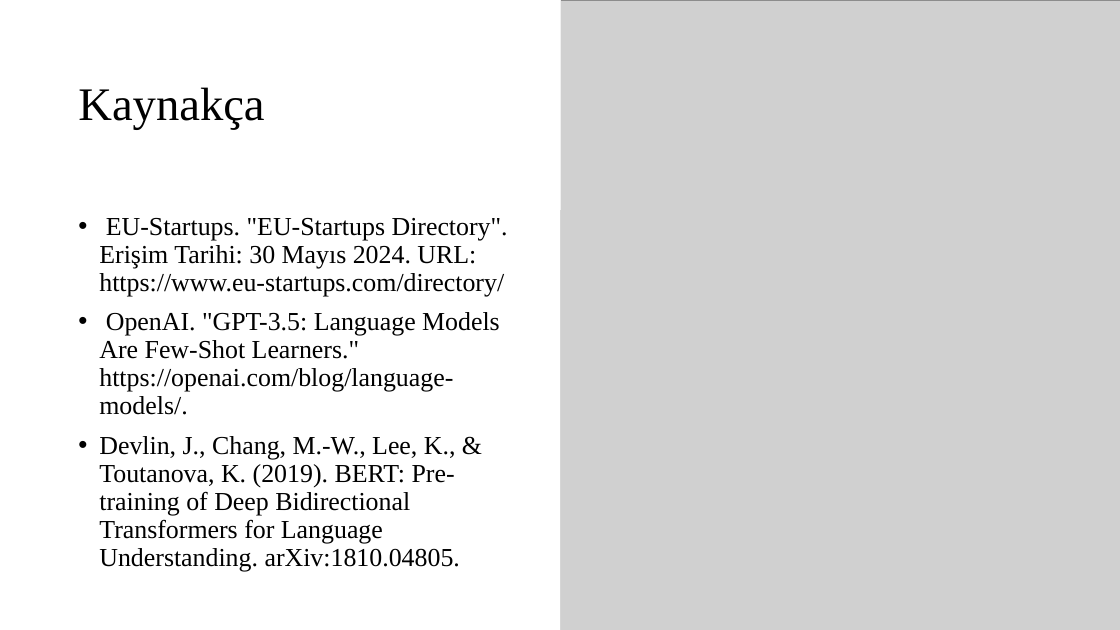
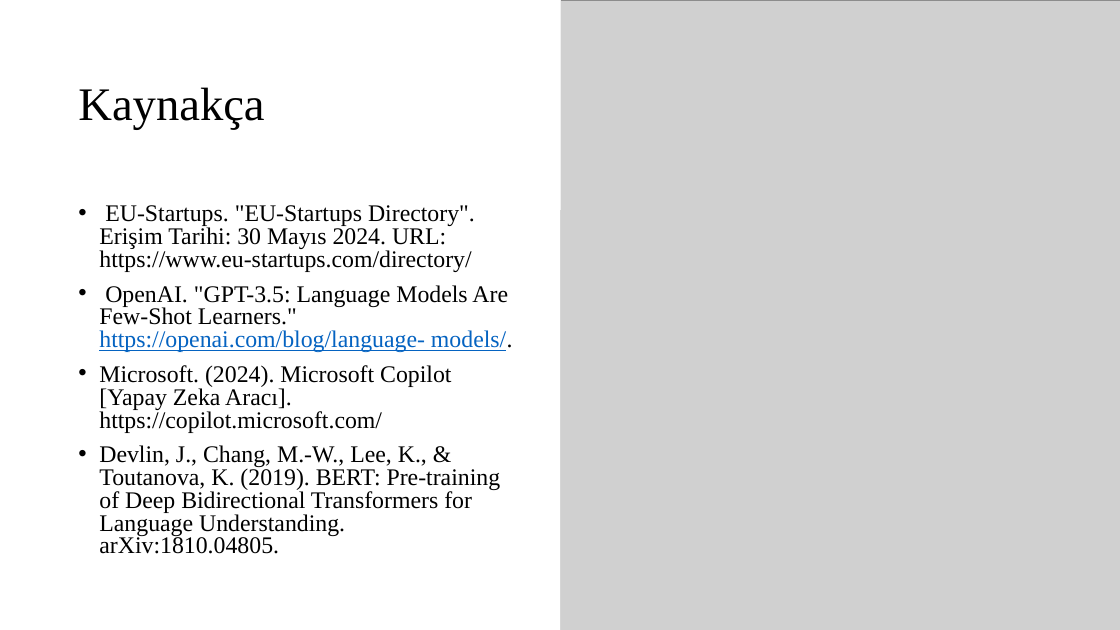
Before and after one commit to hmyrcmn/bitirme, a slide deck: slide 11 of 19360859053_HumeyraCimen_BitirmeCalismasi - Sunum.pptx. Drawn at 1120x630 pixels with LibreOffice and Linux fonts; fonts in the diff are those of the drawing; grey boxes stand for pictures; background and template pictures are left out. Boxes give left, top, right and bottom in pixels: in the first picture for what was removed or moved away, otherwise in the second. Text is boxed around its words. In the diff, an @@ line names an element or a change of style, - is before the commit and + after.

```diff
--- a/19360859053_HumeyraCimen_BitirmeCalismasi - Sunum.pptx
+++ b/19360859053_HumeyraCimen_BitirmeCalismasi - Sunum.pptx
@@ text at (99,205,513,554): size 22.2 to 20.4 pt in "EU-Startups. "EU-Startups Directory". Erişim Tarihi: 30 Mayı ...", "OpenAI. "GPT-3.5: Language Models Are Few-Shot Learners." ...", "Devlin, J., Chang, M.-W., Lee, K., & ..."; text colour #000000 to #0563C1, underline on in "https://openai.com/blog/language- models/."; line spacing 0.9 to 0.8 @@
@@ text at (99,365,451,433): paragraph added @@
+• Microsoft. (2024). Microsoft Copilot [Yapay Zeka Aracı]. https://copilot.microsoft.com/
```
Also in this commit, not shown: 1 other file.
